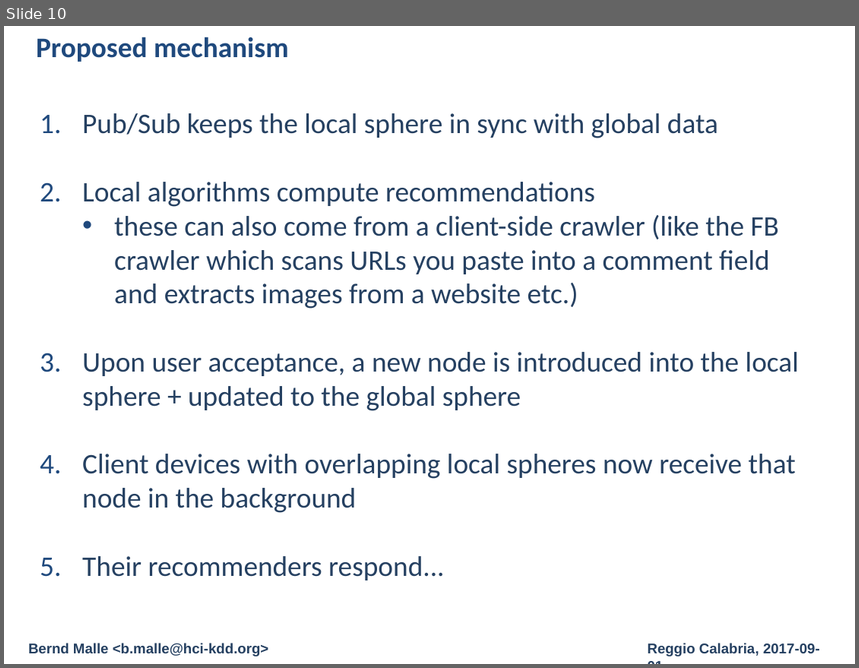
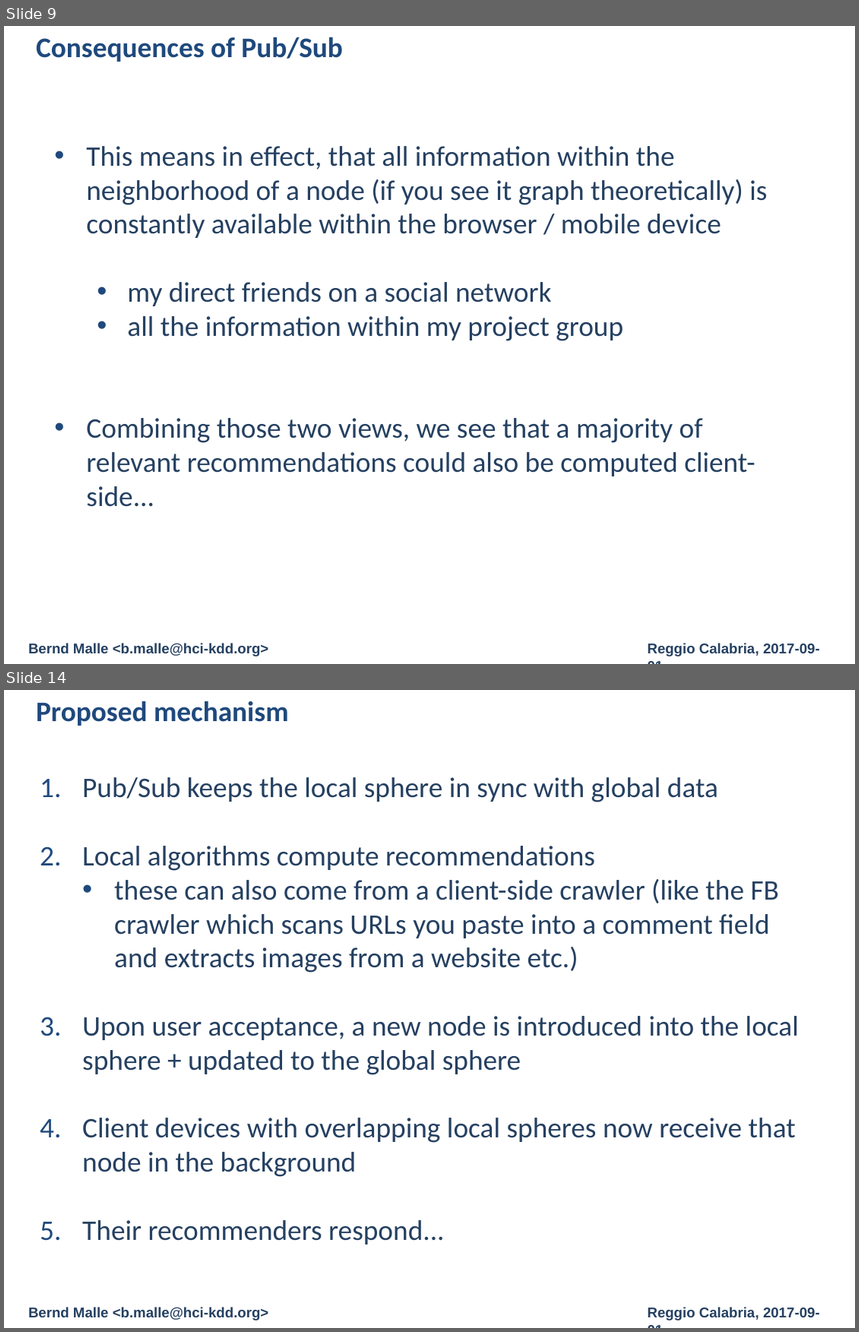
Before and after one commit to cassinius/phd-presentations, a slide deck: 2017/CD-MAKE_2017/Fed/Federated_Learning_Local_Sphere.pptx. Shown one above the other, each under a label of ours: slide 10 before the commit, slides 9 and 14 after it; the slides between them are not shown. The pictures are 859x668 and 859x1332 pixels, drawn with LibreOffice and Linux fonts; fonts in the diff are those of the drawing; background and template pictures are left out. Boxes give left, top, right and bottom in pixels: in the first picture for what was removed or moved away, otherwise in the second. Text is boxed around its words. In the diff, an @@ line names an element or a change of style, - is before the commit and + after.

```diff
--- a/2017/CD-MAKE_2017/Fed/Federated_Learning_Local_Sphere.pptx
+++ b/2017/CD-MAKE_2017/Fed/Federated_Learning_Local_Sphere.pptx
@@ slide 9 added at (4,26,855,664), background #FFFFFF; not listed: 3 template elements that a slide beside it also shows @@
@@ text added at (36,37,343,62), 24 pt, text #1F497D, bold @@
+Consequences of Pub/Sub
@@ text added at (86,146,767,507), 24 pt, text #254061 @@
+• This means in effect, that all information within the neighborhood of a node (if you see it graph theoretically) is constantly available within the browser / mobile device
+  • my direct friends on a social network
+  • all the information within my project group
+• Combining those two views, we see that a majority of relevant recommendations could also be computed client-side...
@@ what was slide 10 is now slide 14 @@
```
Also in this commit, not shown: 4 slides changed, 3 other slides added, 5 other files.
